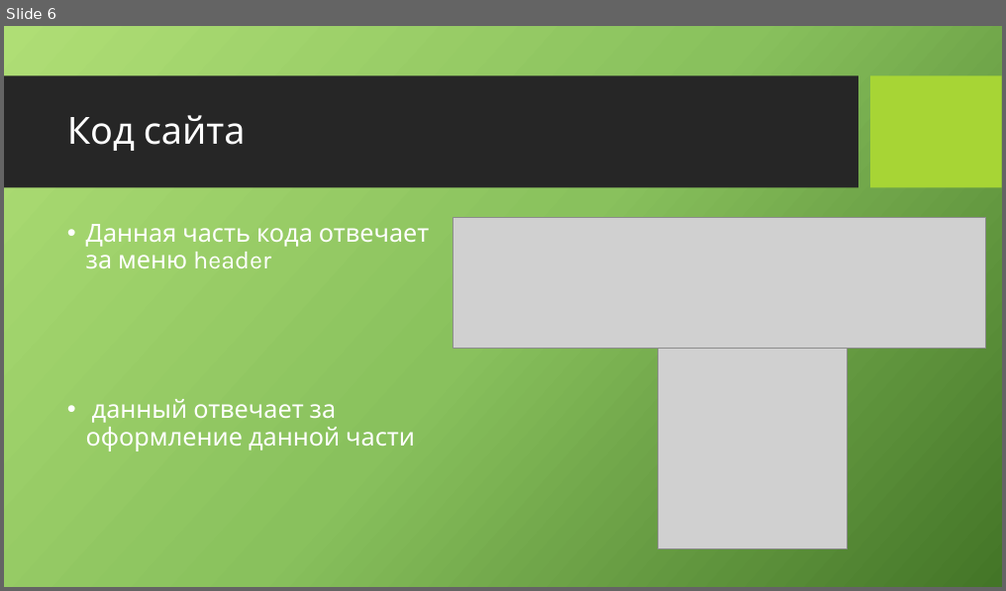
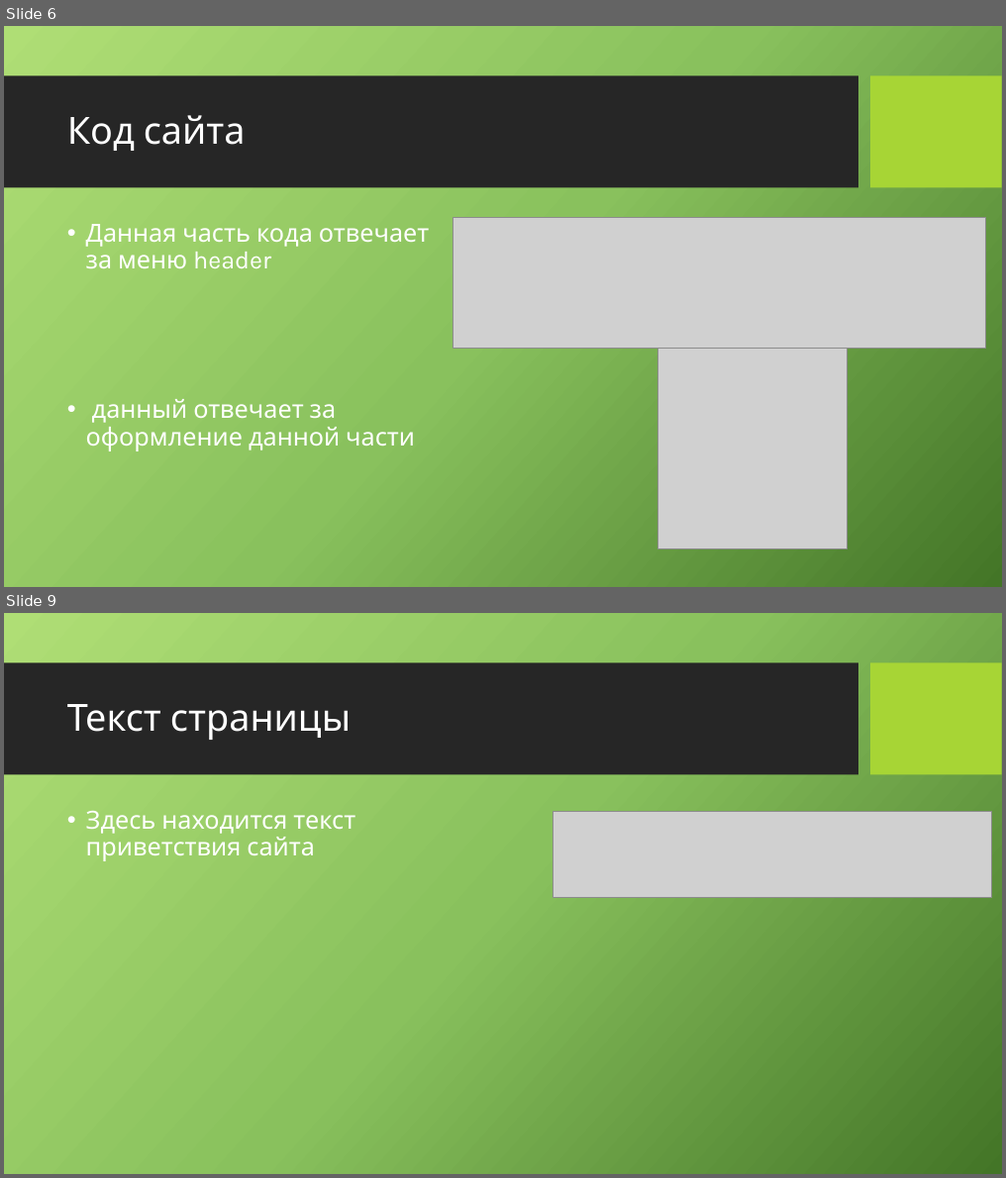
Before and after one commit to CoringPlay/raev-site, a slide deck: Ближе к суте.pptx. Shown one above the other, each under a label of ours: slide 6 before the commit, slides 6 and 9 after it; the slides between them are not shown. The pictures are 1006x591 and 1006x1178 pixels, drawn with LibreOffice and Linux fonts; fonts in the diff are those of the drawing; grey boxes stand for pictures; background and template pictures are left out. Boxes give left, top, right and bottom in pixels: in the first picture for what was removed or moved away, otherwise in the second. Text is boxed around its words. In the diff, an @@ line names an element or a change of style, - is before the commit and + after.

```diff
--- a/Ближе к суте.pptx
+++ b/Ближе к суте.pptx
@@ slide 9 added at (x1=4, y1=613, x2=1002, y2=1174), background picture (left out); not listed: 2 template elements that a slide beside it also shows @@
@@ title added at (x1=67, y1=704, x2=350, y2=740), 36 pt, text #FFFFFF @@
+Текст страницы
@@ text added at (x1=86, y1=811, x2=355, y2=861), 24 pt, text #FFFFFF @@
+• Здесь находится текст приветствия сайта
@@ picture added at (x1=552, y1=812, x2=992, y2=897) @@
```
Also in this commit, not shown: 1 slide changed, 9 other slides added.
